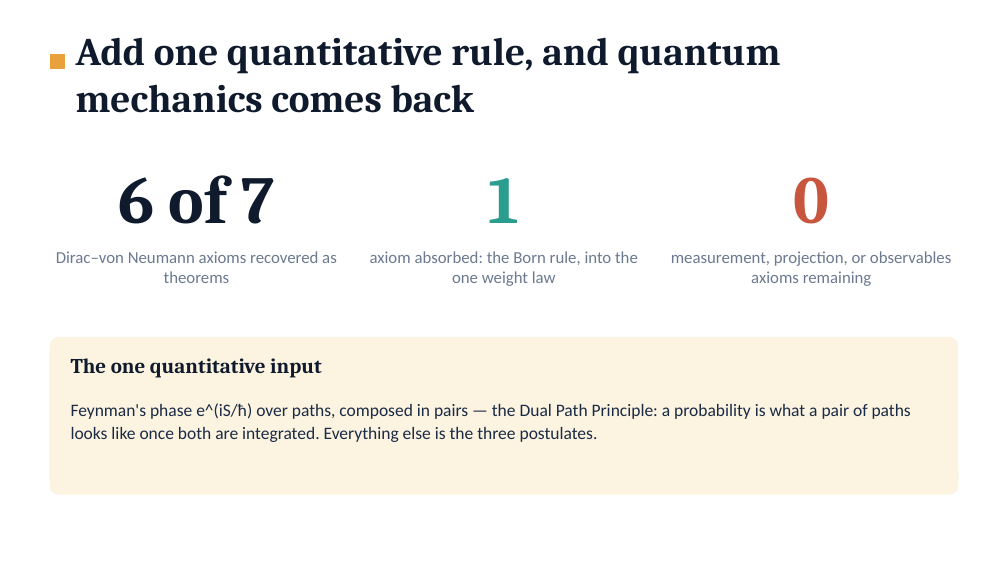
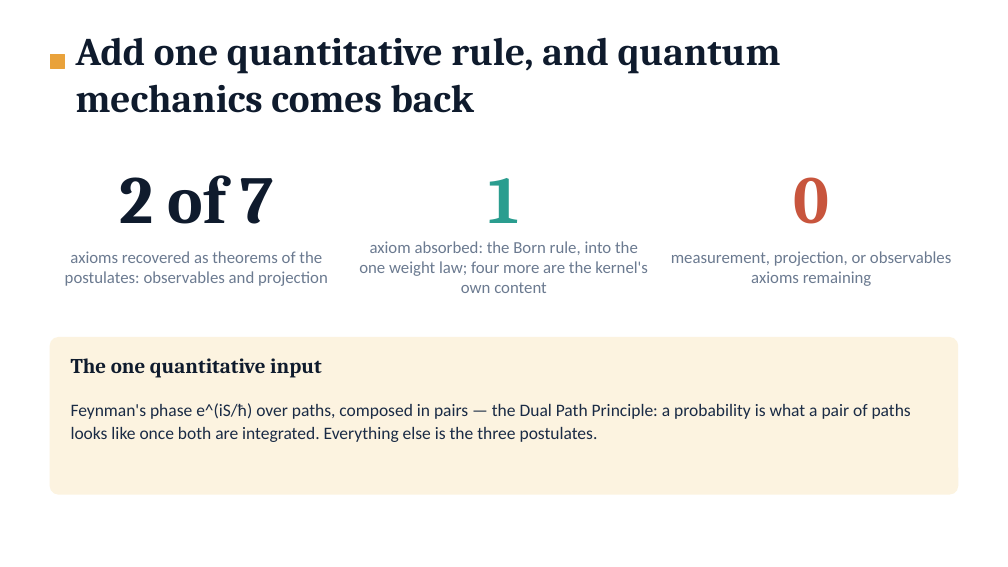
Before and after one commit to brunchwnewton/aethic-code, a slide deck: slide 8 of files/Aethic_Reasoning_10min.pptx. Drawn at 1008x567 pixels with LibreOffice and Linux fonts; fonts in the diff are those of the drawing. Boxes give left, top, right and bottom in pixels: in the first picture for what was removed or moved away, otherwise in the second. Text is boxed around its words. In the diff, an @@ line names an element or a change of style, - is before the commit and + after.

```diff
--- a/files/Aethic_Reasoning_10min.pptx
+++ b/files/Aethic_Reasoning_10min.pptx
@@ text at bbox=[119, 175, 274, 224]: text changed @@
-6 of 7
+2 of 7
@@ text at bbox=[65, 251, 328, 286]: text changed @@
-Dirac–von Neumann axioms recovered as theorems
+axioms recovered as theorems of the postulates: observables and projection
@@ text at bbox=[359, 241, 648, 293]: text changed @@
-axiom absorbed: the Born rule, into the one weight law
+axiom absorbed: the Born rule, into the one weight law; four more are the kernel's own content
```
Also in this commit, not shown: 1 other file.
